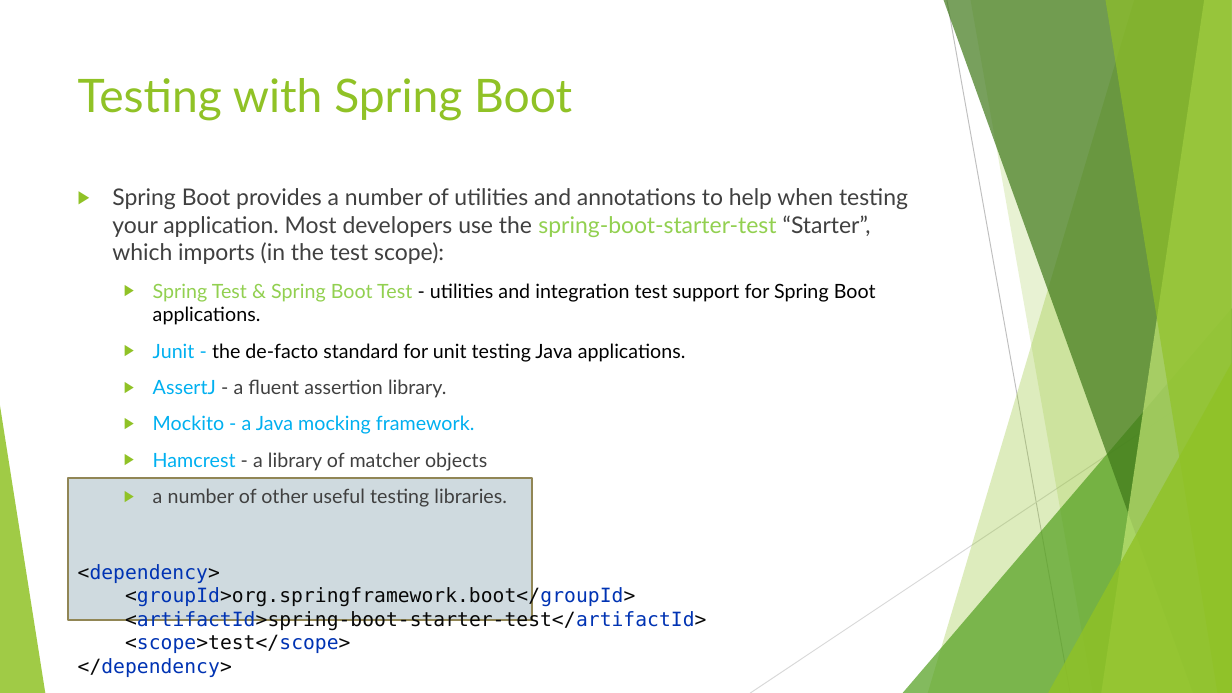
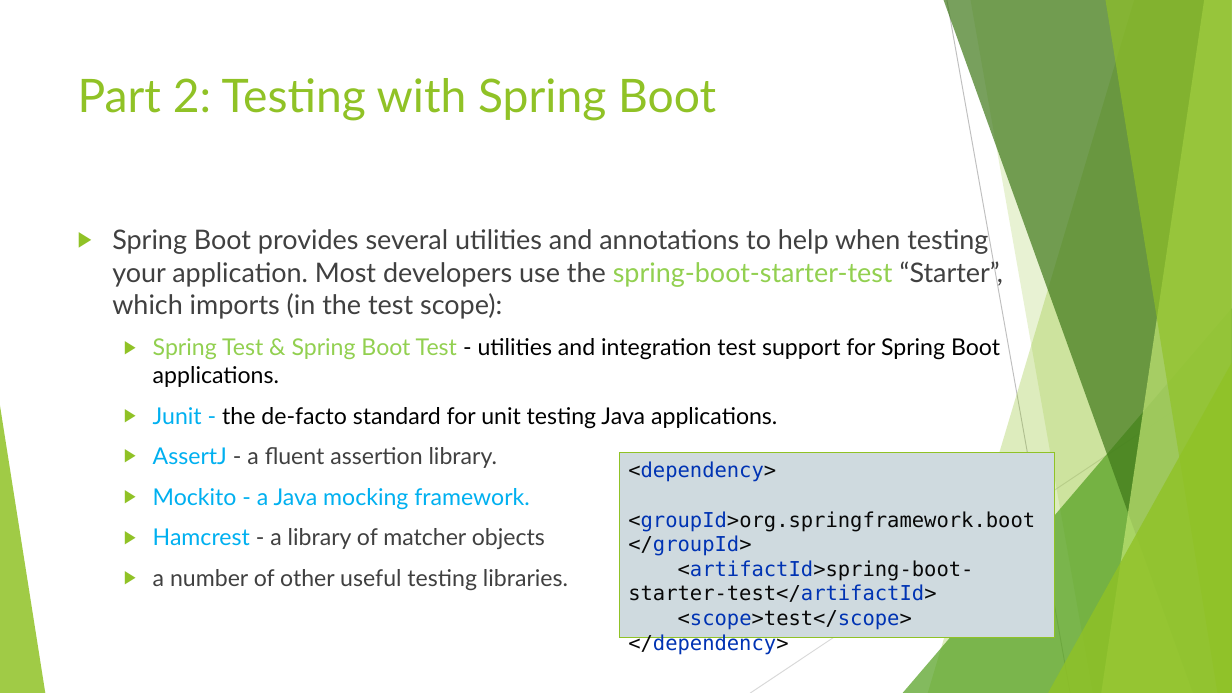
Before and after one commit to ybensman/SpringMicroserviceDemo, a slide deck: slide 15 of Spring_Beginners_2_SpringBootForMS.pptx. Drawn at 1232x693 pixels with LibreOffice and Linux fonts; fonts in the diff are those of the drawing. Boxes give left, top, right and bottom in pixels: in the first picture for what was removed or moved away, otherwise in the second. Text is boxed around its words. In the diff, an @@ line names an element or a change of style, - is before the commit and + after.

```diff
--- a/Spring_Beginners_2_SpringBootForMS.pptx
+++ b/Spring_Beginners_2_SpringBootForMS.pptx
@@ title at (78,78,716,121): text changed @@
-Testing with Spring Boot
+Part 2: Testing with Spring Boot
@@ text "Spring Boot provides several utilities ...": place and size @@
-text "Spring Boot provides several utilities ..." at (78,188,908,630)
+text "Spring Boot provides several utilities ..." at (112,226,1003,590)
@@ text at (112,226,1003,319): text changed; size 17.9 to 21 pt @@
-▶ Spring Boot provides a number of utilities and annotations to help when testing your application. Most developers use the spring-boot-starter-test “Starter”, which imports (in the test scope):
+▶ Spring Boot provides several utilities and annotations to help when testing your application. Most developers use the spring-boot-starter-test “Starter”, which imports (in the test scope):
@@ text at (153,338,1000,590): size 15.3 to 18 pt in "Spring Test & Spring Boot Test - ...", "Junit - the de-facto standard for unit ...", "AssertJ - a fluent assertion library.", "Mockito - a Java mocking framework." and 2 more places @@
@@ rectangle removed at (68,478,532,620) @@
@@ text added at (619,453,1055,638), fill #CFDADF, outline #90C226 0.75 pt, 16 pt, text #080808 @@
+<dependency>
+<groupId>org.springframework.boot</groupId>
+<artifactId>spring-boot-starter-test</artifactId>
+<scope>test</scope>
+</dependency>
@@ text at (78,564,707,630): paragraph removed @@
-<dependency>
-<groupId>org.springframework.boot</groupId>
-<artifactId>spring-boot-starter-test</artifactId>
-<scope>test</scope>
-</dependency>
```
Also in this commit, not shown: 11 other slides changed, 1 slide added.
